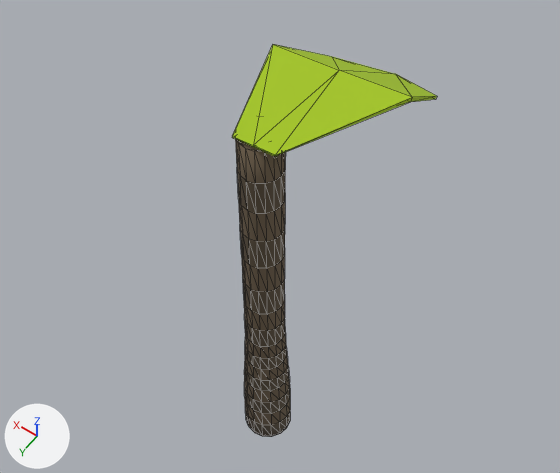
The glTF model maps/extras/palm_tree/palm_tree.glb as it was, and as the next commit left it.
Both versions are drawn from a 50 mm camera at (-9.5, 12.38, 24.06) aimed at (0.83, -2.08, 1.33). The lights are fixed; the arrows at lower left show +X, +Y and +Z. Mesh edges are drawn as thin lines.

In view in the first picture: 'Cube', 'TreeTrunk'.
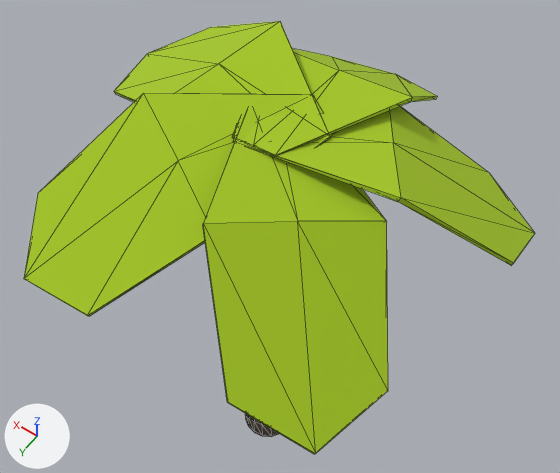
What changed in the scene script:
```text
Add ob_leaf_005:
    ob_leaf_005 = bpy.data.objects.new('Leaf.005', me_cube.copy())  # the mesh of ob_cube
    ob_leaf_005.location = (2.02, -1.33, 7.55)
    ob_leaf_005.rotation_euler = (-0.256, -0.159, -1.838)  # degrees (-15, -9.1, -105)
    ob_leaf_005.scale = (-0.376, -0.777, -0.0116)
Add ob_leaf_004:
    ob_leaf_004 = bpy.data.objects.new('Leaf.004', me_cube.copy())  # the mesh of ob_cube
    ob_leaf_004.location = (0.92, 1.6, 7.47)
    ob_leaf_004.rotation_euler = (-0.295, -0.216, -0.487)  # degrees (-17, -12, -28)
    ob_leaf_004.scale = (-0.376, -0.777, -0.0116)
Add ob_leaf_002:
    ob_leaf_002 = bpy.data.objects.new('Leaf.002', me_cube.copy())  # the mesh of ob_cube
    ob_leaf_002.location = (-2.13, 1.69, 7.44)
    ob_leaf_002.rotation_euler = (-0.306, -0.205, 0.801)  # degrees (-18, -12, 46)
    ob_leaf_002.scale = (-0.376, -0.777, -0.0116)
Add ob_leaf_001:
    ob_leaf_001 = bpy.data.objects.new('Leaf.001', me_cube.copy())  # the mesh of ob_cube
    ob_leaf_001.location = (-2.6, -1.4, 7.32)
    ob_leaf_001.rotation_euler = (-0.352, -0.178, 2.154)  # degrees (-20, -10, 123)
    ob_leaf_001.scale = (-0.376, -0.777, -0.0116)
```

What differs and where, as boxes (x1, y1, x2, y2) in the pictures (560 x 473 px):
'Leaf.002', added (green)
    after: (203, 110, 388, 454)
'Leaf.004', added (green)
    after: (24, 93, 322, 316)
'Leaf.001', added (green)
    after: (233, 106, 535, 265)
'Leaf.005', added (green)
    after: (114, 21, 331, 144)
'TreeTrunk', unchanged, covered by the edit
    before: (235, 139, 290, 437)
    after: (246, 414, 279, 437)
